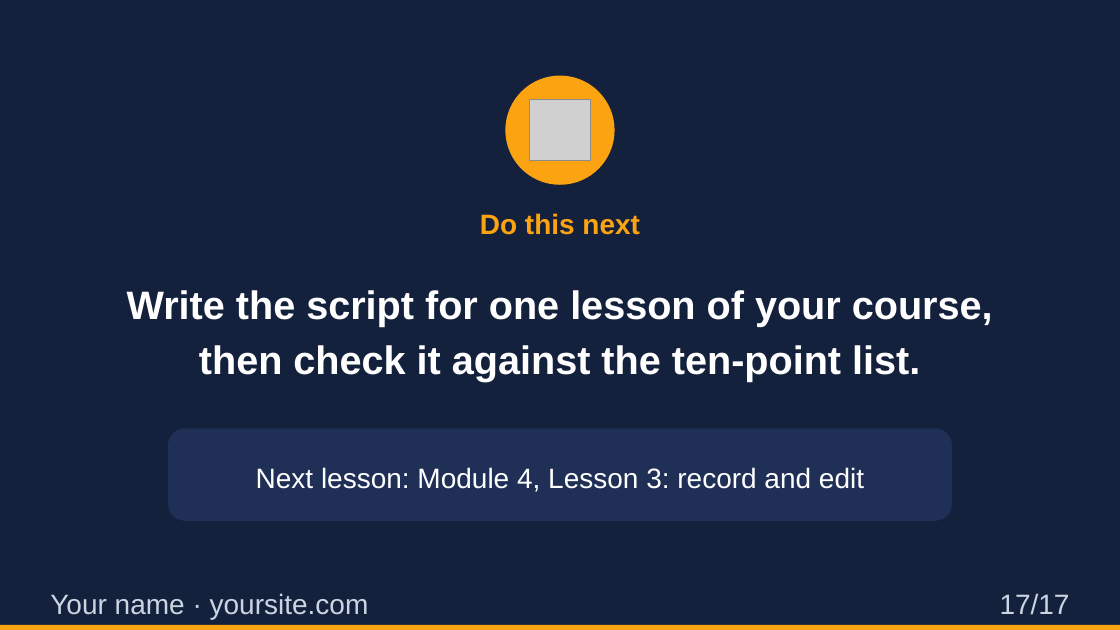
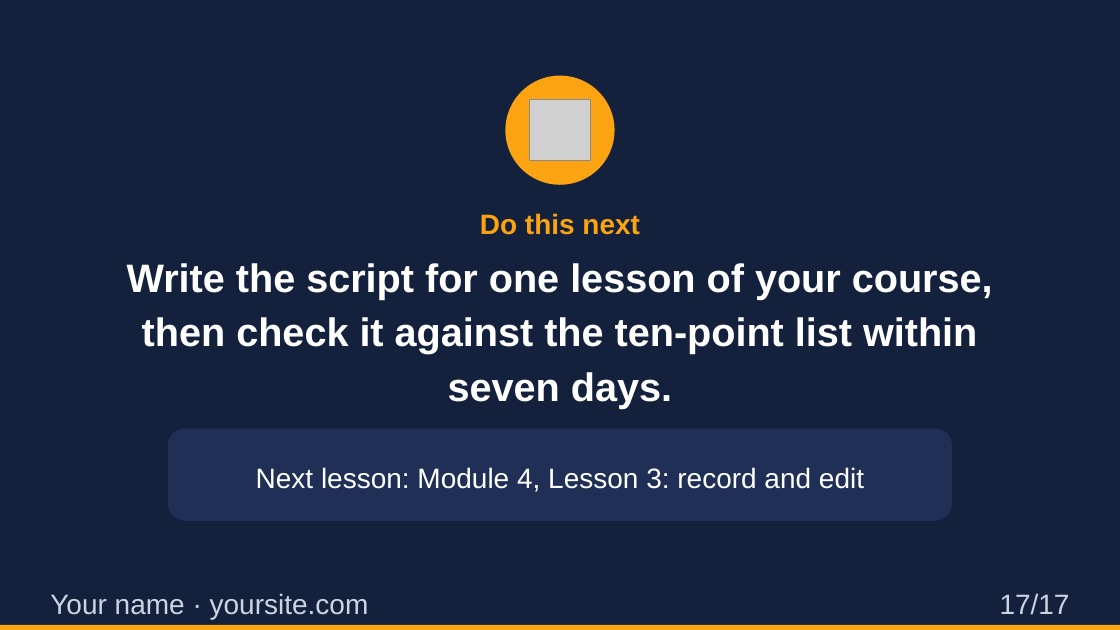
Before and after one commit to chuonglife/lesson-slide-designer-skill, a slide deck: slide 17 of examples/M04-L02-script-a-video-lesson/M04-L02-script-a-video-lesson.pptx. Drawn at 1120x630 pixels with LibreOffice and Linux fonts; fonts in the diff are those of the drawing; grey boxes stand for pictures. Boxes give left, top, right and bottom in pixels: in the first picture for what was removed or moved away, otherwise in the second. Text is boxed around its words. In the diff, an @@ line names an element or a change of style, - is before the commit and + after.

```diff
--- a/examples/M04-L02-script-a-video-lesson/M04-L02-script-a-video-lesson.pptx
+++ b/examples/M04-L02-script-a-video-lesson/M04-L02-script-a-video-lesson.pptx
@@ text at (127,263,993,409): text changed @@
-Write the script for one lesson of your course, then check it against the ten-point list.
+Write the script for one lesson of your course, then check it against the ten-point list within seven days.
```
Also in this commit, not shown: 5 other files.
